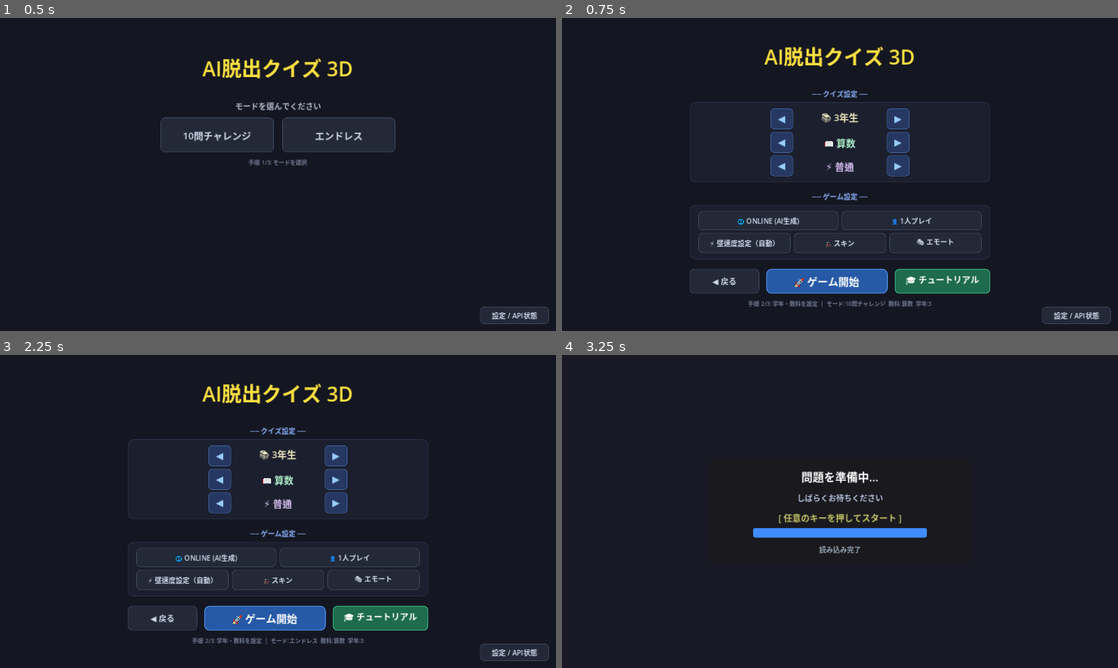
Above: before the commit, frames 1-4 (two rows, left to right).
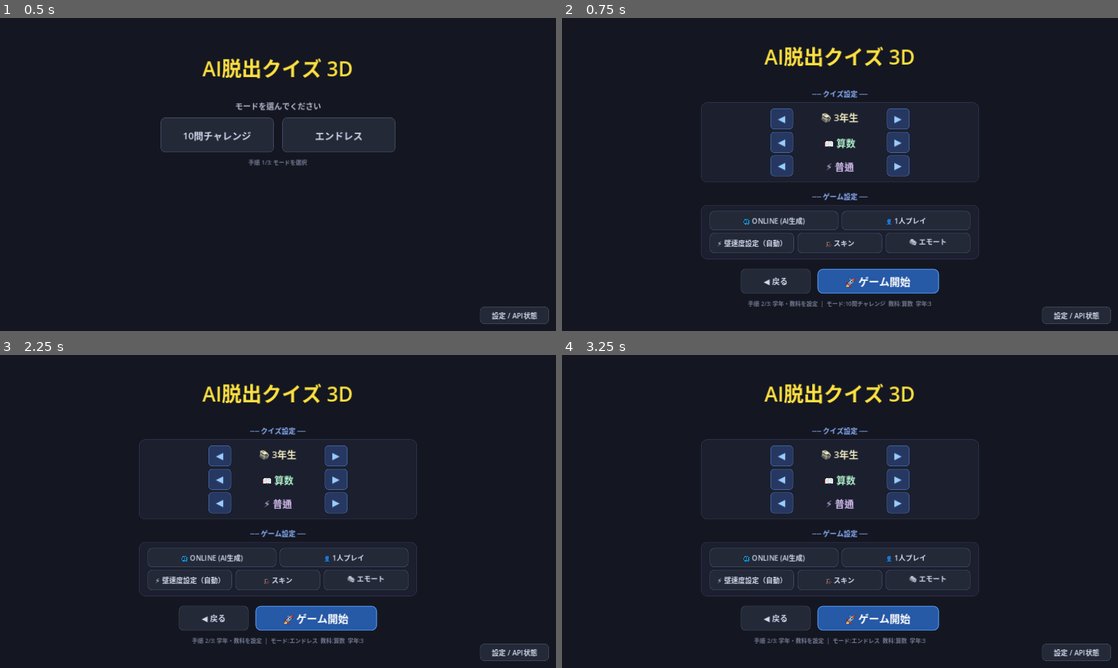
Above: after the commit, the same moments.

Repository: YuKatsumoto/AIQUIZ
Game: Godot game, scene res://ui/main_menu.tscn
Two runs of this game, one before a commit and one after it. Both use one fixed random seed, a clock stepped at 60 frames per second and the inputs below.
Inputs (mouse positions are in pixels of both pictures, inside the frame that each line leads up to):
- Up to frame 1 (0.5 s): no input
- Up to frame 2 (0.75 s): click "10問チャレンジ" at 0.5 s
- Up to frame 3 (2.25 s): click "◀ 戻る" at 1.25 s; click "エンドレス" at 2 s
- Up to frame 4 (3.25 s): click (940, 617) at 2.75 s, where only the run before the commit has a clickable "🎓 チュートリアル"

Frame 1 is identical in both runs. In frame 2, 3.5% of the frame differs, in the area x 23-77%, y 26-88%; in frame 3, 3.5%; in frame 4, 10%, in the area x 25-99%, y 9-98%.

Commit message:
Remove tutorial flow and related UI/button.

Diff:
--- a/AIQUIZ-Godot/scripts/core/game_state.gd
+++ b/AIQUIZ-Godot/scripts/core/game_state.gd
@@ -13,13 +13,6 @@
 var provider: QuizProvider
 var use_english_ui: bool = false
 var tuning: GameTuning
-const TUTORIAL_SAVE_PATH := "user://tutorial_state.json"
-const TUTORIAL_STEP_NONE := 0
-const TUTORIAL_STEP_WAITING := 1
-const TUTORIAL_STEP_FLYOVER := 2
-const TUTORIAL_STEP_COUNTDOWN := 3
-const TUTORIAL_STEP_FIRST_QUIZ := 4
-const TUTORIAL_STEP_DONE := 5
 
 # --- Settings ---
 var subject: String = "算数"
@@ -113,18 +106,6 @@
 var goal_z: float = 0.0
 var goal_winner: int = 0  # 0=未確定, 1=P1, 2=P2
 
-# --- Tutorial (first-run onboarding) ---
-var tutorial_done: bool = false
-var tutorial_enabled: bool = false
-var tutorial_step: int = TUTORIAL_STEP_NONE
-var tutorial_title: String = ""
-var tutorial_body: String = ""
-var tutorial_action: String = ""
-
-
-
-
-
 # --- Dynamic wall speed ---
 var _active_wall_speed: float = 6.0
 
@@ -139,8 +120,6 @@
 	else:
 		provider = QuizProvider.new()
 	tuning = GameTuning.new()
-	_load_tutorial_state()
-	_sync_tutorial_state()
 	refresh_status_text()
 
 
@@ -284,8 +263,6 @@
 
 	quiz_list = provider.get_quizzes(subject, grade, difficulty, mode, count)
 	message_text = ""
-	tutorial_enabled = not tutorial_done and num_players == 1
-	_sync_tutorial_state()
 	game_state = Constants.STATE_PRELOADING
 	preload_wait_sec = 0.0
 	refresh_status_text()
@@ -319,7 +296,6 @@
 	rating_target_quiz = null
 	rating_feedback = ""
 	quiz_history.clear()
-	_sync_tutorial_state()
 	refresh_status_text()
 	state_changed.emit(game_state)
 
@@ -436,10 +412,7 @@
 	camera_shake = maxf(0.0, camera_shake - dt * 2.8)
 
 	if game_state == Constants.STATE_MENU:
-		_sync_tutorial_state()
-		return
-
-	_sync_tutorial_state()
+		return
 
 
 
@@ -837,8 +810,6 @@
 
 func resolve_collision() -> void:
 	if not current_quiz or choice_locked:
-		return
-	if not tutorial_allows_answers():
 		return
 	choice_locked = true
 	var answer: int = current_quiz.a
@@ -896,8 +867,6 @@
 
 	provider.submit_result(current_quiz, any_correct)
 	quiz_history.append({"quiz": current_quiz, "correct": any_correct, "rated": ""})
-	if tutorial_enabled and not tutorial_done and current_index == 0:
-		mark_tutorial_done()
 
 	# 確実に問題を解き終わったあとにFirebaseへ保存する（バックグラウンド評価を即時キック）
 	QuizManager.quiz_optimizer.evaluate_history(quiz_history, subject, grade, difficulty)
@@ -976,7 +945,6 @@
 		game_state = Constants.STATE_PLAYING
 		message_text = ""
 		state_changed.emit(game_state)
-	_sync_tutorial_state()
 
 
 # ---------- Game over / clear ----------
@@ -1026,93 +994,6 @@
 	game_cleared.emit(message_text)
 	state_changed.emit(game_state)
 	QuizManager.quiz_optimizer.evaluate_history(quiz_history, subject, grade, difficulty)
-
-
-func mark_tutorial_done() -> void:
-	if tutorial_done:
-		return
-	tutorial_done = true
-	tutorial_enabled = false
-	_save_tutorial_state()
-	_sync_tutorial_state()
-
-func reset_tutorial_progress() -> void:
-	tutorial_done = false
-	tutorial_enabled = false
-	_save_tutorial_state()
-	_sync_tutorial_state()
-
-func tutorial_is_active() -> bool:
-	return tutorial_enabled and not tutorial_done and num_players == 1
-
-func tutorial_allows_movement() -> bool:
-	if not tutorial_is_active():
-		return true
-	if game_state == Constants.STATE_PLAYING and current_index == 0:
-		return true
-	return tutorial_step >= TUTORIAL_STEP_FIRST_QUIZ
-
-func tutorial_allows_answers() -> bool:
-	if not tutorial_is_active():
-		return true
-	if game_state == Constants.STATE_PLAYING and current_index == 0:
-		return true
-	return tutorial_step >= TUTORIAL_STEP_FIRST_QUIZ
-
-func _sync_tutorial_state() -> void:
-	if not tutorial_is_active():
-		tutorial_step = TUTORIAL_STEP_DONE if tutorial_done else TUTORIAL_STEP_NONE
-		tutorial_title = ""
-		tutorial_body = ""
-		tutorial_action = ""
-		return
-
-	if game_state == Constants.STATE_WAITING_START:
-		tutorial_step = TUTORIAL_STEP_WAITING
-		tutorial_title = "チュートリアル 1/4"
-		tutorial_body = "準備完了です。まずは開始してコースを確認しましょう。"
-		tutorial_action = "任意キーを押してスタート"
-	elif game_state == Constants.STATE_FLYOVER:
-		tutorial_step = TUTORIAL_STEP_FLYOVER
-		tutorial_title = "チュートリアル 2/4"
-		tutorial_body = "前方にクイズの壁が並びます。正解のドアを選んで通過します。"
-		tutorial_action = "コース確認中..."
-	elif game_state == Constants.STATE_COUNTDOWN:
-		tutorial_step = TUTORIAL_STEP_COUNTDOWN
-		tutorial_title = "チュートリアル 3/4"
-		tutorial_body = "移動は W/A/S/D（または矢印キー）、ジャンプは Space です。"
-		tutorial_action = "カウントダウン後に移動開始"
-	elif game_state == Constants.STATE_PLAYING and current_index == 0:
-		tutorial_step = TUTORIAL_STEP_FIRST_QUIZ
-		tutorial_title = "チュートリアル 4/4"
-		tutorial_body = "問題文を読んで、正解のドアに入って第1問を突破しましょう。"
-		tutorial_action = "第1問をクリアすると完了"
-	else:
-		tutorial_step = TUTORIAL_STEP_NONE
-		tutorial_title = ""
-		tutorial_body = ""
-		tutorial_action = ""
-
-func _load_tutorial_state() -> void:
-	tutorial_done = false
-	if not FileAccess.file_exists(TUTORIAL_SAVE_PATH):
-		return
-	var f := FileAccess.open(TUTORIAL_SAVE_PATH, FileAccess.READ)
-	if not f:
-		return
-	var parsed = JSON.parse_string(f.get_as_text())
-	if parsed is Dictionary:
-		tutorial_done = bool(parsed.get("tutorial_done", false))
-
-func _save_tutorial_state() -> void:
-	var f := FileAccess.open(TUTORIAL_SAVE_PATH, FileAccess.WRITE)
-	if not f:
-		return
-	var payload := {
-		"tutorial_done": tutorial_done,
-		"saved_at": int(Time.get_unix_time_from_system())
-	}
-	f.store_string(JSON.stringify(payload, "  "))
 
 
 # ---------- Rating ----------
--- a/AIQUIZ-Godot/scripts/ui/gameplay_hud.gd
+++ b/AIQUIZ-Godot/scripts/ui/gameplay_hud.gd
@@ -10,10 +10,6 @@
 @onready var score_label: Label = $ScoreLabel
 @onready var message_label: Label = $MessageLabel
 @onready var progress_bar: ProgressBar = $ProgressBar
-@onready var tutorial_panel: PanelContainer = $TutorialGuide
-@onready var tutorial_title_label: Label = $TutorialGuide/Margin/VBox/Title
-@onready var tutorial_body_label: Label = $TutorialGuide/Margin/VBox/Body
-@onready var tutorial_action_label: Label = $TutorialGuide/Margin/VBox/Action
 
 @onready var preload_panel: Panel = $PreloadPanel
 @onready var preload_bg: ColorRect = $PreloadBackground
@@ -53,7 +49,6 @@
 	preload_panel.visible = false
 	game_over_panel.visible = false
 	history_panel.visible = false
-	tutorial_panel.visible = false
 
 	# プリロード用プログレスバーのスタイル設定（ダーク背景で見えるように）
 	var pl_bg_style := StyleBoxFlat.new()
@@ -124,7 +119,6 @@
 func _process(_dt: float) -> void:
 	if not game_state:
 		return
-	_update_tutorial_guide()
 
 	if game_state.game_state == Constants.STATE_PRELOADING:
 		_show_preloading(_dt)
@@ -161,22 +155,6 @@
 	_update_progress()
 	_update_flash()
 	_update_streak_label()
-
-func _update_tutorial_guide() -> void:
-	if not game_state or not game_state.tutorial_is_active():
-		tutorial_panel.visible = false
-		return
-	if game_state.num_players >= 2:
-		tutorial_panel.visible = false
-		return
-	if game_state.tutorial_title.is_empty() and game_state.tutorial_body.is_empty():
-		tutorial_panel.visible = false
-		return
-
-	tutorial_panel.visible = true
-	tutorial_title_label.text = game_state.tutorial_title
-	tutorial_body_label.text = game_state.tutorial_body
-	tutorial_action_label.text = "次の操作: %s" % game_state.tutorial_action
 
 func _update_flash() -> void:
 	if game_state.correct_flash > 0.0:
--- a/AIQUIZ-Godot/scripts/ui/main_menu.gd
+++ b/AIQUIZ-Godot/scripts/ui/main_menu.gd
@@ -7,7 +7,6 @@
 @onready var mode_container: VBoxContainer = $VBoxContainer/ModeContainer
 @onready var config_container: VBoxContainer = $VBoxContainer/ConfigContainer
 @onready var start_button: Button = $VBoxContainer/ConfigContainer/ConfigBtnRow/StartButton
-@onready var tutorial_button: Button = %TutorialButton
 @onready var status_label: Label = $VBoxContainer/StatusLabel
 @onready var grade_label: Label = $VBoxContainer/ConfigContainer/QuizSettingsCard/QuizSettingsVBox/GradeRow/GradeLabel
 @onready var subject_label: Label = $VBoxContainer/ConfigContainer/QuizSettingsCard/QuizSettingsVBox/SubjectRow/SubjectLabel
@@ -124,26 +123,6 @@
 	start_button.add_theme_color_override("font_color", Color(1.0, 1.0, 1.0))
 	start_button.add_theme_color_override("font_hover_color", Color(1.0, 1.0, 1.0))
 
-	# チュートリアルボタン（視認しやすい緑系アクセント）
-	var tutorial_normal := StyleBoxFlat.new()
-	tutorial_normal.bg_color = Color(0.12, 0.42, 0.30)
-	tutorial_normal.border_color = Color(0.22, 0.68, 0.48)
-	tutorial_normal.set_border_width_all(2)
-	tutorial_normal.set_corner_radius_all(10)
-	tutorial_normal.content_margin_left = 18.0
-	tutorial_normal.content_margin_right = 18.0
-	tutorial_normal.content_margin_top = 8.0
-	tutorial_normal.content_margin_bottom = 8.0
-
-	var tutorial_hover := tutorial_normal.duplicate()
-	tutorial_hover.bg_color = Color(0.16, 0.5, 0.36)
-	tutorial_hover.border_color = Color(0.30, 0.82, 0.58)
-
-	tutorial_button.add_theme_stylebox_override("normal", tutorial_normal)
-	tutorial_button.add_theme_stylebox_override("hover", tutorial_hover)
-	tutorial_button.add_theme_color_override("font_color", Color(1.0, 1.0, 1.0))
-	tutorial_button.add_theme_color_override("font_hover_color", Color(1.0, 1.0, 1.0))
-
 func _get_all_buttons(node: Node) -> Array[Button]:
 	var buttons: Array[Button] = []
 	if node is Button:
@@ -285,15 +264,6 @@
 	_update_ui()
 
 func _on_start_pressed() -> void:
-	game_state.start_game()
-	get_tree().change_scene_to_file("res://scenes/game_world.tscn")
-
-func _on_tutorial_button_pressed() -> void:
-	# チュートリアルは1P前提で実行する
-	game_state.num_players = 1
-	# 途中で完了済みでも、ボタンから再実行できるようにする
-	if game_state.has_method("reset_tutorial_progress"):
-		game_state.reset_tutorial_progress()
 	game_state.start_game()
 	get_tree().change_scene_to_file("res://scenes/game_world.tscn")
 
--- a/AIQUIZ-Godot/scripts/world/game_world.gd
+++ b/AIQUIZ-Godot/scripts/world/game_world.gd
@@ -291,13 +291,6 @@
 		axis_p1 = axis_p1.normalized()
 		if game_state.num_players >= 2:
 			axis_p2 = axis_p2.normalized()
-		if game_state.has_method("tutorial_allows_movement") and not game_state.tutorial_allows_movement():
-			axis_p1 = Vector2.ZERO
-			axis_p2 = Vector2.ZERO
-			jump_p1 = false
-			jump_p2 = false
-			emote_p1 = 0
-			emote_p2 = 0
 
 	# Mouse look (1P only)
 	if game_state.game_state == Constants.STATE_PLAYING and game_state.num_players == 1:
--- a/AIQUIZ-Godot/ui/gameplay_hud.tscn
+++ b/AIQUIZ-Godot/ui/gameplay_hud.tscn
@@ -68,57 +68,6 @@
 vertical_alignment = 1
 autowrap_mode = 2
 
-[node name="TutorialGuide" type="PanelContainer" parent="."]
-visible = false
-anchors_preset = 9
-anchor_left = 0.5
-anchor_right = 0.5
-offset_left = -320.0
-offset_top = 16.0
-offset_right = 320.0
-offset_bottom = 160.0
-grow_horizontal = 2
-
-[node name="Margin" type="MarginContainer" parent="TutorialGuide"]
-layout_mode = 2
-theme_override_constants/margin_left = 16
-theme_override_constants/margin_top = 12
-theme_override_constants/margin_right = 16
-theme_override_constants/margin_bottom = 12
-
-[node name="VBox" type="VBoxContainer" parent="TutorialGuide/Margin"]
-layout_mode = 2
-theme_override_constants/separation = 6
-
-[node name="Title" type="Label" parent="TutorialGuide/Margin/VBox"]
-layout_mode = 2
-theme_override_colors/font_color = Color(1, 0.9, 0.45, 1)
-theme_override_colors/font_outline_color = Color(0, 0, 0, 0.9)
-theme_override_constants/outline_size = 3
-theme_override_font_sizes/font_size = 26
-text = ""
-horizontal_alignment = 1
-
-[node name="Body" type="Label" parent="TutorialGuide/Margin/VBox"]
-layout_mode = 2
-theme_override_colors/font_color = Color(0.92, 0.95, 1, 1)
-theme_override_colors/font_outline_color = Color(0, 0, 0, 0.8)
-theme_override_constants/outline_size = 2
-theme_override_font_sizes/font_size = 20
-text = ""
-horizontal_alignment = 1
-autowrap_mode = 2
-
-[node name="Action" type="Label" parent="TutorialGuide/Margin/VBox"]
-layout_mode = 2
-theme_override_colors/font_color = Color(0.65, 0.9, 1, 1)
-theme_override_colors/font_outline_color = Color(0, 0, 0, 0.8)
-theme_override_constants/outline_size = 2
-theme_override_font_sizes/font_size = 18
-text = ""
-horizontal_alignment = 1
-autowrap_mode = 2
-
 [node name="ProgressBar" type="ProgressBar" parent="."]
 anchors_preset = 12
 anchor_top = 1.0
--- a/AIQUIZ-Godot/ui/main_menu.tscn
+++ b/AIQUIZ-Godot/ui/main_menu.tscn
@@ -266,13 +266,6 @@
 layout_mode = 2
 theme_override_font_sizes/font_size = 24
 text = "🚀 ゲーム開始"
-
-[node name="TutorialButton" type="Button" parent="VBoxContainer/ConfigContainer/ConfigBtnRow"]
-unique_name_in_owner = true
-custom_minimum_size = Vector2(220, 50)
-layout_mode = 2
-theme_override_font_sizes/font_size = 20
-text = "🎓 チュートリアル"
 
 [node name="StatusLabel" type="Label" parent="VBoxContainer"]
 layout_mode = 2
@@ -416,7 +409,6 @@
 [connection signal="pressed" from="VBoxContainer/ConfigContainer/GameSettingsCard/GameSettingsVBox/GameBottomRow/EmoteSelectBtn" to="." method="_on_emote_select_pressed"]
 [connection signal="pressed" from="VBoxContainer/ConfigContainer/ConfigBtnRow/BackBtn" to="." method="_on_back_pressed"]
 [connection signal="pressed" from="VBoxContainer/ConfigContainer/ConfigBtnRow/StartButton" to="." method="_on_start_pressed"]
-[connection signal="pressed" from="VBoxContainer/ConfigContainer/ConfigBtnRow/TutorialButton" to="." method="_on_tutorial_button_pressed"]
 [connection signal="pressed" from="SettingsBtn" to="." method="_on_settings_btn_pressed"]
 [connection signal="pressed" from="SettingsPanel/VBox/RecheckBtn" to="." method="_on_recheck_btn_pressed"]
 [connection signal="value_changed" from="SettingsPanel/VBox/VolBox/VolSlider" to="." method="_on_vol_slider_changed"]
